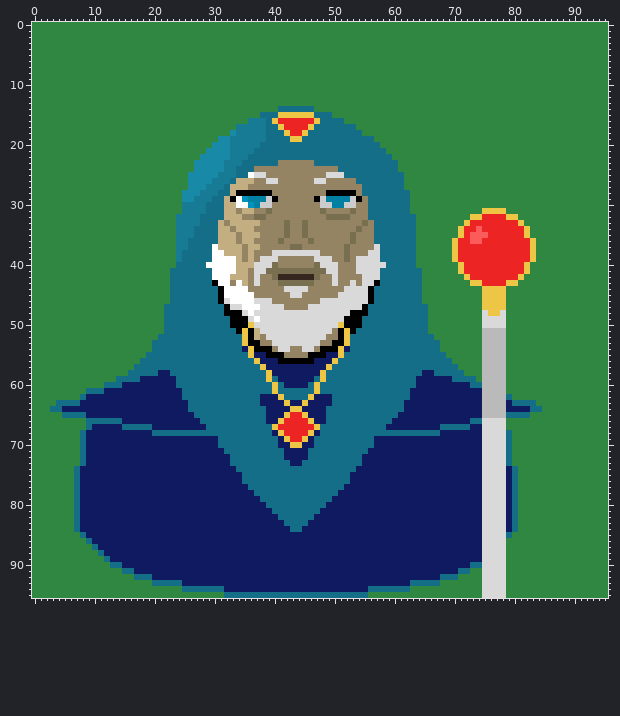
Two versions of one pixel-art file, nooutline/mage.aseprite. Above is the file before it was changed.
96x96 pixels, 1 frame.
Now the later version:
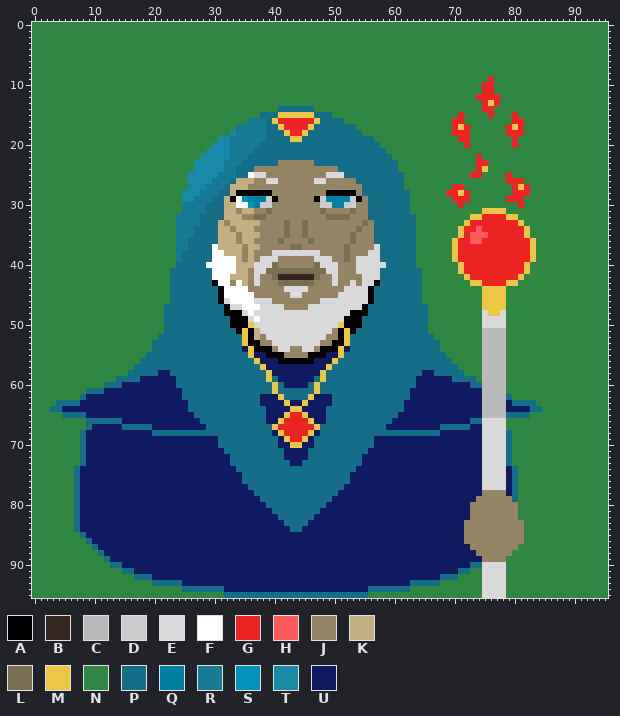
Palette (. is transparent): A #000000  B #362620  C #bababa  D #cccccc  E #d9d9d9  F #ffffff  G #ed2424  H #fc5b5b  J #948463  K #c2ae80  L #786e50  M #edc645  N #2f8742  P #146e87  Q #0080a3  R #177b96  S #0092ba  T #1989a8  U #0f1a61
Commit: Added particles to mage staff
Difference:
Changed rows in their new state; - is an unchanged pixel.
Layers "staff", "Robe":
first column x 69:
 9 -------G------
10 ------GG------
11 ------GG------
12 -----GGGG-----
13 ------GMG-----
14 ------GG------
15 --G----G---G--
16 -GG--------GG-
17 -GMG------GMG-
18 -GGG------GGG-
19 --GG-------G--
20 ---G-------G--
22 -----G--------
23 -----GG-------
24 -----GM-------
25 ----GG----G---
26 ----------GGG-
27 -GG--------GMG
28 GGMG-------GGG
29 -GGG------GGG-
30 --G---------G-
first column x 72:
78 ---JJJJ---
79 --JJJJJJ--
80 -JJJJJJJJ-
81 -JJJJJJJJ-
82 -JJJJJJJJ-
83 JJJJJJJJJJ
84 JJJJJJJJJJ
85 JJJJJJJJJJ
86 JJJJJJJJJJ
87 -JJJJJJJJ-
88 --JJJJJJ--
89 ---JJJJ---
Pixel boxes of the changes (left, top, right, bottom) in both pictures:
changed: (446, 76, 530, 208)
changed: (464, 490, 524, 562)
